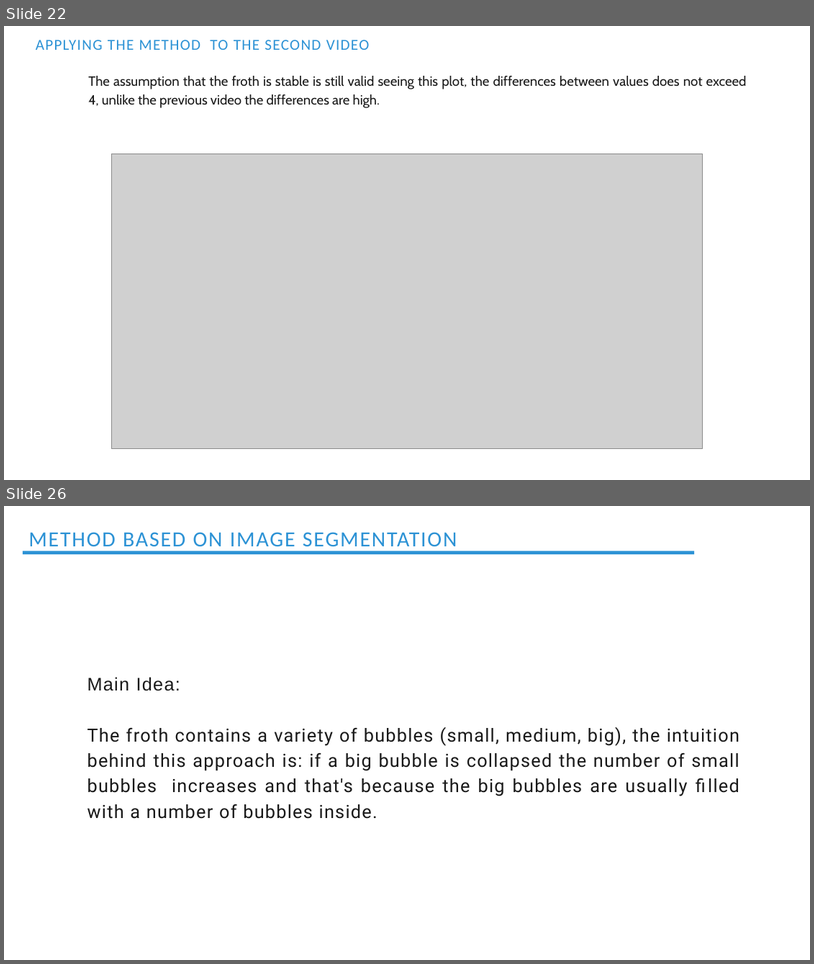
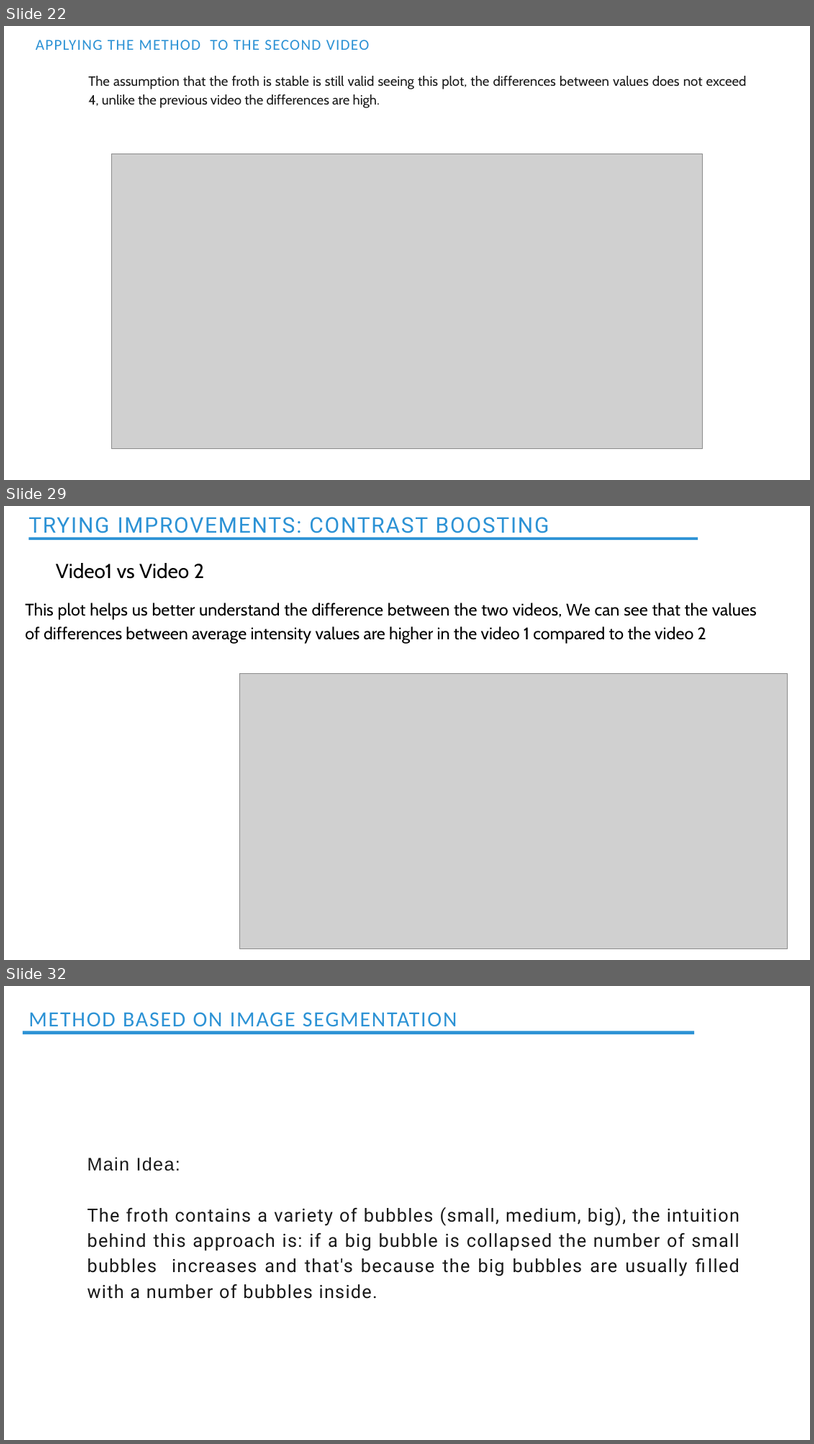
Before and after one commit to Ahmedbendaouia/MIC-DS23-Froth-Stabality, a slide deck: MIC_Stability_Froth.pptx. Shown one above the other, each under a label of ours: slides 22 and 26 before the commit, slides 22, 29 and 32 after it; the slides between them are not shown. The pictures are 814x964 and 814x1444 pixels, drawn with LibreOffice and Linux fonts; fonts in the diff are those of the drawing; grey boxes stand for pictures. Boxes give left, top, right and bottom in pixels: in the first picture for what was removed or moved away, otherwise in the second. Text is boxed around its words. In the diff, an @@ line names an element or a change of style, - is before the commit and + after.

```diff
--- a/MIC_Stability_Froth.pptx
+++ b/MIC_Stability_Froth.pptx
@@ slide 29 added at box(4, 506, 810, 960), background #FFFFFF @@
@@ text added at box(28, 517, 550, 538), 38.5 pt, text #2C92D5 @@
+TRYING IMPROVEMENTS: CONTRAST BOOSTING
@@ rectangle added at box(28, 537, 698, 539), fill #2C92D5 @@
@@ text added at box(56, 563, 205, 579), 36 pt, text #000000 @@
+Video1 vs Video 2
@@ text added at box(25, 602, 757, 644), 30 pt, text #000000 @@
+This plot helps us better understand the difference between the two videos, We can see that the values of differences between average intensity values are higher in the video 1 compared to the video 2
@@ picture added at box(240, 673, 788, 948) @@
@@ what was slide 26 is now slide 32 @@
```
Also in this commit, not shown: 3 slides changed, 5 other slides added, 3 other files.
